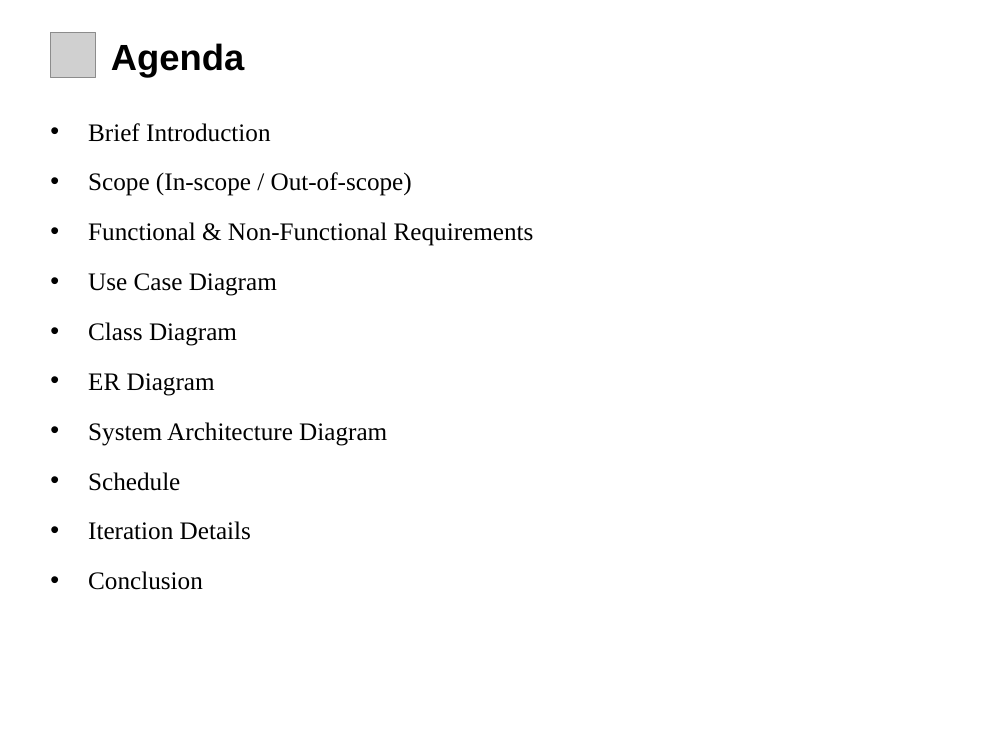
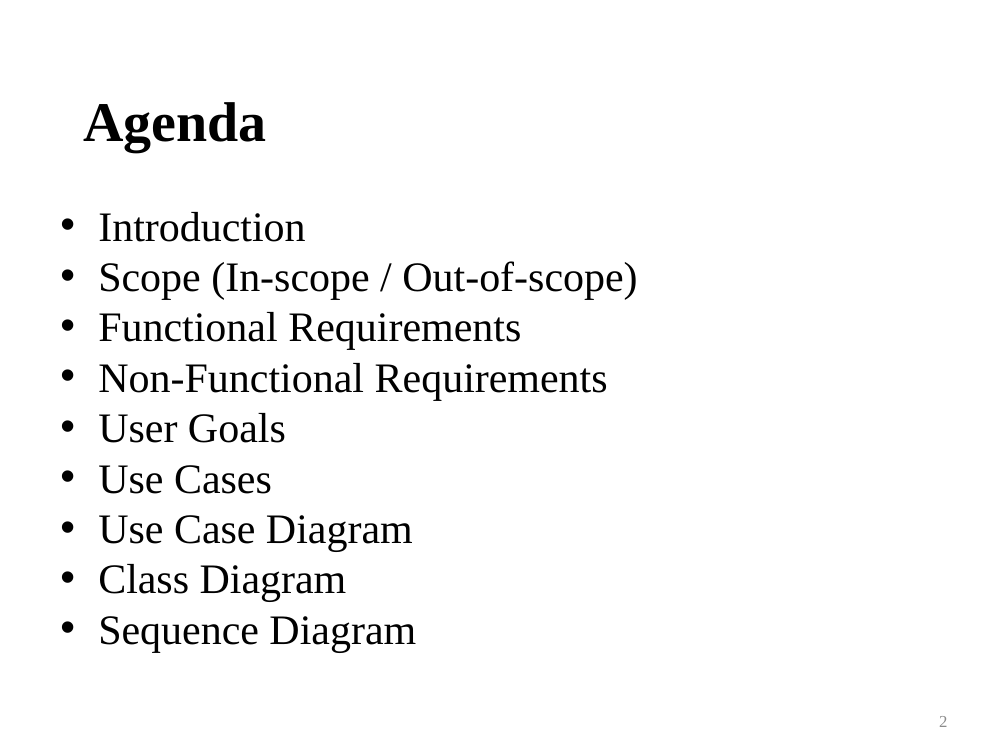
Before and after one commit to Tehreem-cmpsc/intelirehab, a slide deck: slide 2 of docs/presentations/InteliRehab_60_Percent_Presentation.pptx. Drawn at 1008x756 pixels with LibreOffice and Linux fonts; fonts in the diff are those of the drawing; grey boxes stand for pictures. Boxes give left, top, right and bottom in pixels: in the first picture for what was removed or moved away, otherwise in the second. Text is boxed around its words. In the diff, an @@ line names an element or a change of style, - is before the commit and + after.

```diff
--- a/docs/presentations/InteliRehab_60_Percent_Presentation.pptx
+++ b/docs/presentations/InteliRehab_60_Percent_Presentation.pptx
@@ text "Introduction": place and size @@
-text "Introduction" at <box>88,123,534,590</box>
+text "Introduction" at <box>98,212,637,652</box>
@@ text "Introduction" at <box>98,212,637,652</box>: vertical alignment top to middle @@
@@ picture removed at <box>50,32,96,78</box> @@
@@ text "Agenda": place and size @@
-text "Agenda" at <box>111,43,244,78</box>
+text "Agenda" at <box>83,102,266,152</box>
@@ text "Agenda" at <box>83,102,266,152</box>: size 26 to 40 pt, font Arial to Times New Roman @@
@@ text at <box>98,212,305,242</box>: text changed; size 18 to 30 pt @@
-• Brief Introduction
+• Introduction
@@ text at <box>98,261,637,601</box>: size 18 to 30 pt in "Scope (In-scope / Out-of-scope)", "Use Case Diagram", "Class Diagram"; less space between paragraphs @@
@@ text at <box>98,312,608,494</box>: text changed; size 18 to 30 pt @@
-• Functional & Non-Functional Requirements
+• Functional Requirements
+• Non-Functional Requirements
+• User Goals
+• Use Cases
@@ text at <box>98,616,416,652</box>: text changed; size 18 to 30 pt @@
-• ER Diagram
-• System Architecture Diagram
-• Schedule
-• Iteration Details
-• Conclusion
+• Sequence Diagram
@@ page number added at <box>939,716,947,727</box>, 12 pt, text #8C8C8C @@
+2
```
Also in this commit, not shown: 12 other slides changed, 24 slides added, 12 slides removed, 55 other files.
